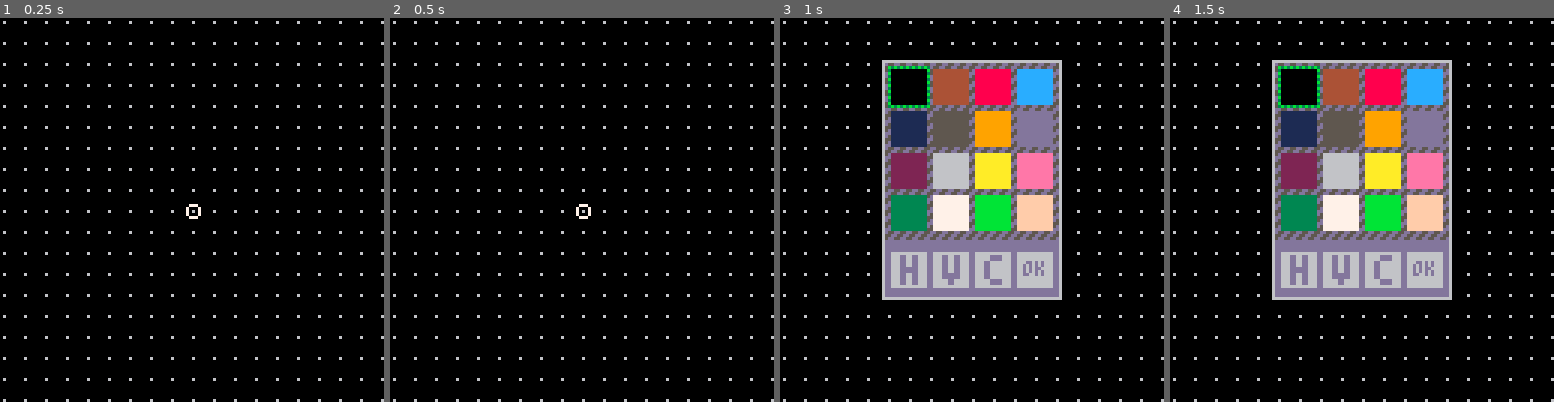
Above: before the commit, frames 1-4 (left to right).
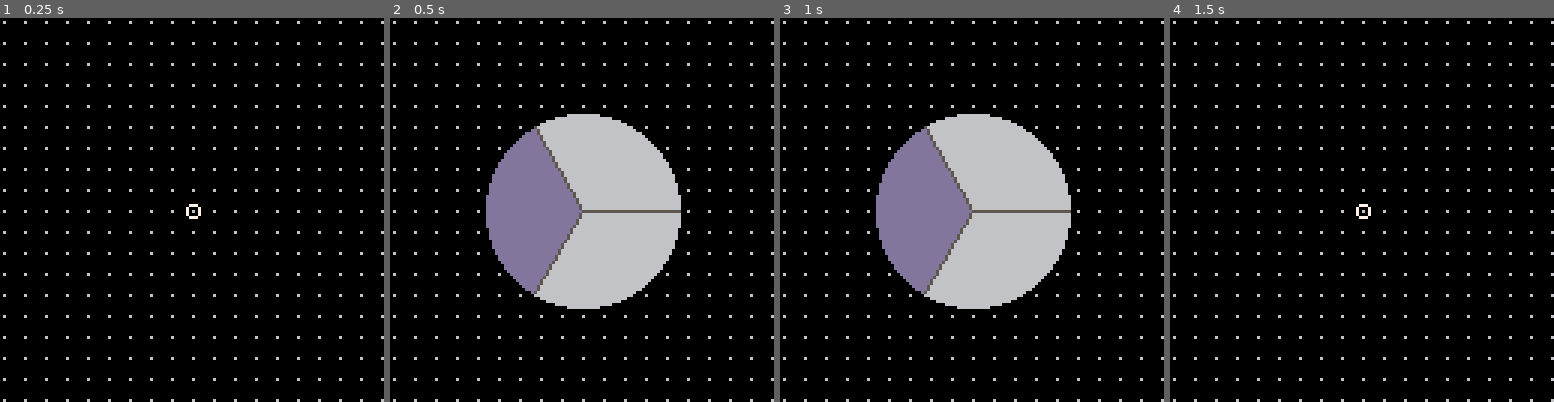
Above: after the commit, the same moments.

Repository: VyrCossont/Pinput
Game: PICO-8 cartridge PICO-8/games/shape_editor.p8
Same seed, same stepped clock (60 frames per second), same inputs: the game is played once before the commit and once after it.
Inputs:
- Up to frame 1 (0.25 s): no input
- Up to frame 2 (0.5 s): tap X (X key) at 0.33 s
- Up to frame 3 (1 s): tap O (Z key) at 0.7 s
- Up to frame 4 (1.5 s): tap X (X key) at 1.07 s

Frame 1 is identical in both runs. In frame 2, 20% of the frame differs, in the area x 25-76%, y 25-76%; in frame 3, 25%; in frame 4, 28%, in the area x 26-74%, y 10-74%.

Commit message:
shape editor: WIP radial menu

Diff:
--- a/PICO-8/games/shape_editor.p8
+++ b/PICO-8/games/shape_editor.p8
@@ -11,9 +11,16 @@
 paths = {}
 cpath = nil
 
+function error_beep()
+ print "\ae-e-..dd"
+end
+
 function _init()
  grid_init()
 end
+
+-->8
+-- grid
 
 function grid_init()
  pos = {0, 0}
@@ -103,7 +111,69 @@
    add(paths[cpath], pos)
   end
  end
-end
+
+ if btnp(5) then
+--  if cpath == nil then
+--   error_beep()
+--  else
+   menu_init()
+--  end
+ end
+end
+
+-->8
+-- menu
+
+function menu_init()
+ _draw = function()
+  grid_draw()
+  menu_draw()
+ end
+ _update60 = menu_update60
+
+ menu_selected = nil
+end
+
+function menu_draw()
+ camera(-64, -64)
+
+ circfill(0, 0, 32 + 2, 0)
+ circfill(0, 0, 32, 6)
+
+ for x = -32, 32 do
+  for y = -32, 32 do
+   local theta = atan2(x, y)
+   if theta > 1/3 and theta < 2/3 and sqrt(x * x + y * y) < 32 + 1 and pget(x, y) == 6 then
+    pset(x, y, 13)
+   end
+  end
+ end
+
+ line(0, 0, 32 * cos(0/3), 32 * sin(0/3), 5)
+ line(0, 0, 32 * cos(1/3), 32 * sin(1/3), 5)
+ line(0, 0, 32 * cos(2/3), 32 * sin(2/3), 5)
+end
+
+function menu_update60()
+
+
+ if btnp(4) then
+  error_beep()
+ end
+
+ if btnp(5) then
+  menu_exit()
+ end
+end
+
+function menu_exit()
+ local saved_pos = pos
+ grid_init()
+ pos = saved_pos
+end
+
+-->8
+-- palette
 
 function palette_init()
  _draw = function()
@@ -207,12 +277,16 @@
     close_loop = not close_loop
    elseif px == 3 then
     if palette_selected == nil then
-     print "\ae-e-..dd"
+     error_beep()
     else
      palette_exit()
     end
    end
   end
+ end
+
+ if btnp(5) then
+  grid_init()
  end
 end
 
